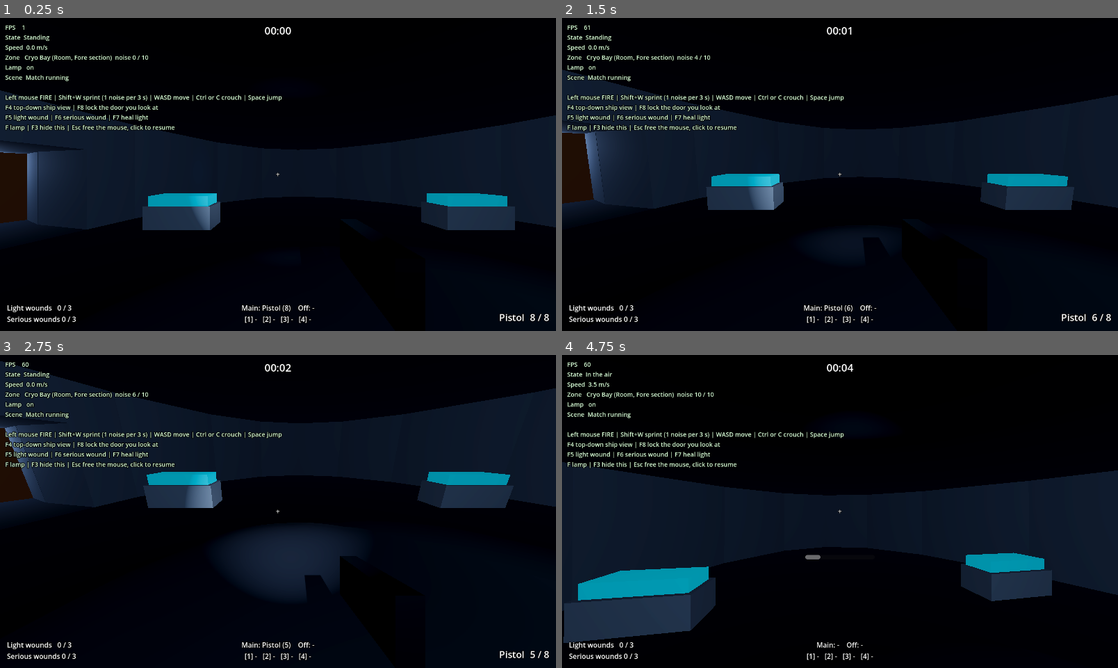
Above: before the commit, frames 1-4 (two rows, left to right).
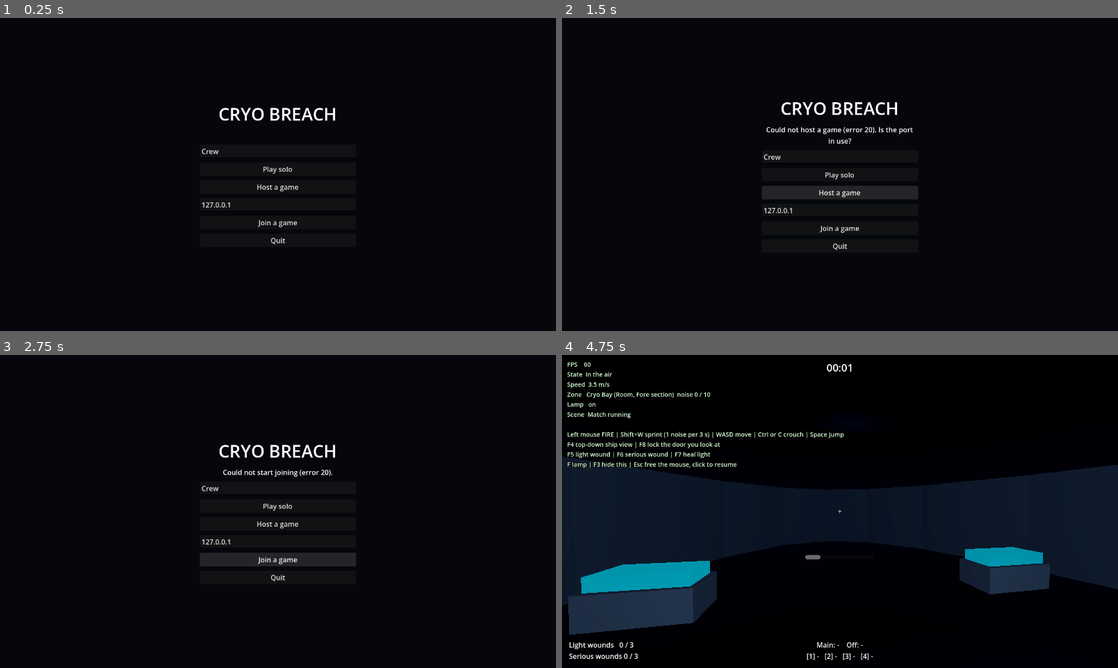
Above: after the commit, the same moments.

Repository: isa-nafe/cryo-breach
Game: Godot game, scene res://scenes/ui/main_menu.tscn
Two runs of this game, one before a commit and one after it. Both use one fixed random seed, a clock stepped at 60 frames per second and the inputs below. Before the commit the project starts from res://scenes/match.tscn.
Inputs (mouse positions are in pixels of both pictures, inside the frame that each line leads up to):
- Up to frame 1 (0.25 s): no input
- Up to frame 2 (1.5 s): click (840, 187) at 0.5 s, where only the run after the commit has a clickable "Host a game"; click (840, 193) at 1.25 s, where only the run after the commit has a clickable "Host a game"
- Up to frame 3 (2.75 s): click (278, 564) at 2 s, where only the run after the commit has a clickable "Join a game"
- Up to frame 4 (4.75 s): click (840, 558) at 2.75 s, where only the run after the commit has a clickable "Join a game"; click (840, 505) at 3.5 s, where only the run after the commit has a clickable "Play solo"; tap Enter at 4.25 s; move the mouse to (867, 511) at 4.27 s; hold W (move_forward) from 4.28 s (still down); tap G (drop) at 4.35 s; click (867, 511) at 4.42 s; tap Space (jump) at 4.52 s; tap 1 (slot_1) at 4.55 s

The runs differ from the first frame. In frame 1, 23% of the frame differs, in the area x 0-100%, y 2-98%; in frame 2, 24%; in frame 3, 25%; in frame 4, 5.6%.

Commit message:
M3.1: Net autoload, main menu and lobby
Add the Net autoload (host, join, player list, loading the match on every
peer), a main menu and lobby built in code, a room assignment the host sends
to everyone, and a shared top-down overview camera. The menu is now the main
scene; match.gd waits for every peer before the host adds the player and
starts the clock. Other players see the ship from above until M3.2.

Not yet run in Godot.

Co-Authored-By: Claude Sonnet 5.5 <noreply@anthropic.com>

Diff:
--- /dev/null
+++ b/autoload/net.gd
@@ -0,0 +1,174 @@
+extends Node
+## Hosting, joining and the list of players, available everywhere as `Net`.
+##
+## Rule for every network message in this project: the host (peer id 1) owns
+## all game rules; clients only ask. Solo play is a host with nobody else
+## connected: with no network peer, Godot uses an "offline" peer for which
+## `multiplayer.is_server()` is true and the peer id is 1.
+
+## Emitted on every peer when the player list changes.
+signal players_changed
+## Emitted on a client when joining fails.
+signal join_failed
+## Emitted on the host when every peer has loaded the match scene.
+signal all_peers_loaded
+## Emitted on the host when a client drops during a match.
+signal peer_left(peer_id: int)
+
+const MATCH_SCENE := "res://scenes/match.tscn"
+const MENU_SCENE := "res://scenes/ui/main_menu.tscn"
+
+## Peer id -> {"name": String, "role": StringName}. Same on every peer.
+var players: Dictionary = {}
+## The name this player typed in the menu.
+var local_name: String = "Crew"
+## Slot id -> room type id for the match being loaded.
+var match_assignment: Dictionary = {}
+## A message for the menu to show once (for example "The host left").
+var notice: String = ""
+
+var _loaded_peers: Array[int] = []
+
+
+func _ready() -> void:
+	multiplayer.peer_disconnected.connect(_on_peer_disconnected)
+	multiplayer.connected_to_server.connect(_on_connected_to_server)
+	multiplayer.connection_failed.connect(_on_connection_failed)
+	multiplayer.server_disconnected.connect(_on_server_disconnected)
+
+
+## True when this game is connected to other players (as host or client).
+func is_networked() -> bool:
+	return multiplayer.multiplayer_peer is ENetMultiplayerPeer
+
+
+## Starts a solo game: a host nobody can join.
+func play_offline() -> void:
+	multiplayer.multiplayer_peer = OfflineMultiplayerPeer.new()
+	_set_players({1: _make_info(local_name)})
+
+
+func host_game(port: int) -> Error:
+	var peer := ENetMultiplayerPeer.new()
+	var error := peer.create_server(port, Config.tuning.max_players - 1)
+	if error != OK:
+		return error
+	multiplayer.multiplayer_peer = peer
+	_set_players({1: _make_info(local_name)})
+	return OK
+
+
+func join_game(address: String, port: int) -> Error:
+	var peer := ENetMultiplayerPeer.new()
+	var error := peer.create_client(address, port)
+	if error != OK:
+		return error
+	multiplayer.multiplayer_peer = peer
+	return OK
+
+
+## Drops the connection and goes back to the menu.
+func leave() -> void:
+	multiplayer.multiplayer_peer = OfflineMultiplayerPeer.new()
+	players.clear()
+	_loaded_peers.clear()
+	match_assignment = {}
+	GameState.reset()
+	get_tree().paused = false
+	get_tree().change_scene_to_file(MENU_SCENE)
+
+
+## Host only: sends everyone into the match. `assignment` maps slot id ->
+## room type id, so every peer builds the same ship.
+func host_start_match(assignment: Dictionary) -> void:
+	_loaded_peers.clear()
+	_load_match(assignment)
+	if is_networked():
+		_rpc_load_match.rpc(assignment)
+
+
+## Every peer calls this when its match scene is ready.
+func report_loaded() -> void:
+	if multiplayer.is_server():
+		_host_peer_loaded(multiplayer.get_unique_id())
+	else:
+		_rpc_loaded.rpc_id(1)
+
+
+func get_player_name(peer_id: int) -> String:
+	return players.get(peer_id, {}).get("name", "Unknown")
+
+
+func _make_info(player_name: String) -> Dictionary:
+	return {"name": player_name.left(Config.tuning.max_name_length), "role": &""}
+
+
+func _set_players(list: Dictionary) -> void:
+	players = list
+	players_changed.emit()
+
+
+func _on_connected_to_server() -> void:
+	_rpc_register.rpc_id(1, local_name)
+
+
+func _on_connection_failed() -> void:
+	multiplayer.multiplayer_peer = OfflineMultiplayerPeer.new()
+	join_failed.emit()
+
+
+func _on_server_disconnected() -> void:
+	notice = "The host left the game."
+	leave()
+
+
+func _on_peer_disconnected(peer_id: int) -> void:
+	if not multiplayer.is_server():
+		return
+	if GameState.phase == GameState.Phase.LOBBY:
+		players.erase(peer_id)
+		_rpc_set_players.rpc(players)
+	else:
+		peer_left.emit(peer_id)
+
+
+## A client asks the host to add it to the player list.
+@rpc("any_peer", "call_remote", "reliable")
+func _rpc_register(player_name: String) -> void:
+	if not multiplayer.is_server():
+		return
+	var peer_id := multiplayer.get_remote_sender_id()
+	var is_full := players.size() >= Config.tuning.max_players
+	if is_full or GameState.phase != GameState.Phase.LOBBY or _loaded_peers.size() > 0:
+		multiplayer.multiplayer_peer.disconnect_peer(peer_id)
+		return
+	players[peer_id] = _make_info(player_name)
+	_rpc_set_players.rpc(players)
+
+
+@rpc("authority", "call_local", "reliable")
+func _rpc_set_players(list: Dictionary) -> void:
+	_set_players(list)
+
+
+@rpc("authority", "call_remote", "reliable")
+func _rpc_load_match(assignment: Dictionary) -> void:
+	_load_match(assignment)
+
+
+func _load_match(assignment: Dictionary) -> void:
+	match_assignment = assignment
+	get_tree().change_scene_to_file(MATCH_SCENE)
+
+
+@rpc("any_peer", "call_remote", "reliable")
+func _rpc_loaded() -> void:
+	if multiplayer.is_server():
+		_host_peer_loaded(multiplayer.get_remote_sender_id())
+
+
+func _host_peer_loaded(peer_id: int) -> void:
+	if peer_id not in _loaded_peers:
+		_loaded_peers.append(peer_id)
+	if _loaded_peers.size() >= players.size():
+		all_peers_loaded.emit()
--- a/data/tuning.tres
+++ b/data/tuning.tres
@@ -78,3 +78,8 @@
 overview_camera_size = 90.0
 overview_camera_x = 65.0
 overview_ambient_energy = 3.0
+default_port = 24565
+max_name_length = 20
+menu_width = 360.0
+menu_spacing = 10
+menu_title_size = 40
--- a/project.godot
+++ b/project.godot
@@ -12,7 +12,7 @@
 
 config/name="Cryo Breach"
 config/description="Semi-co-op sci-fi horror FPS for 3-6 players."
-run/main_scene="res://scenes/match.tscn"
+run/main_scene="res://scenes/ui/main_menu.tscn"
 config/features=PackedStringArray("4.7", "Forward Plus")
 config/icon="res://icon.svg"
 
@@ -20,6 +20,7 @@
 
 Config="*res://autoload/config.gd"
 GameState="*res://autoload/game_state.gd"
+Net="*res://autoload/net.gd"
 
 [display]
 
--- /dev/null
+++ b/scenes/ui/main_menu.tscn
@@ -0,0 +1,12 @@
+[gd_scene load_steps=2 format=3]
+
+[ext_resource type="Script" path="res://scripts/ui/main_menu.gd" id="1_menu"]
+
+[node name="MainMenu" type="Control"]
+layout_mode = 3
+anchors_preset = 15
+anchor_right = 1.0
+anchor_bottom = 1.0
+grow_horizontal = 2
+grow_vertical = 2
+script = ExtResource("1_menu")
--- a/scripts/data/tuning.gd
+++ b/scripts/data/tuning.gd
@@ -183,3 +183,15 @@
 @export var slice_spawn_interval: float = 60.0
 ## Phase 2 only: most Crawlers alive at once.
 @export var slice_max_aliens: int = 2
+
+@export_group("Network")
+## The port a host listens on and a client connects to (UDP).
+@export var default_port: int = 24565
+## Longest player name, in characters.
+@export var max_name_length: int = 20
+## Width of the menu column, in pixels.
+@export var menu_width: float = 360.0
+## Space between menu items, in pixels.
+@export var menu_spacing: int = 10
+## Size of the title text on the menu.
+@export var menu_title_size: int = 40
--- a/scripts/match/match.gd
+++ b/scripts/match/match.gd
@@ -1,21 +1,14 @@
 extends Node3D
-## The game world for one match. Builds the level, adds the player and the
-## HUDs, then starts the clock.
+## The game world for one match. Every player builds the ship from the same
+## room assignment. The host then adds the player, the HUDs and the rules and
+## starts the clock; in Phase 3 the other players only see the ship until
+## M3.2 adds their characters.
 ##
-## The ship is generated from data by ShipBuilder. Phase 2 uses a fixed room
-## assignment (all 21 rooms open); M4.5 shuffles the rooms.
+## Running this scene directly (not from the menu) is a solo match.
 
 const PLAYER_SCENE := preload("res://scenes/player/player.tscn")
 const HUD_SCENE := preload("res://scenes/ui/hud.tscn")
 const DEBUG_HUD_SCENE := preload("res://scenes/ui/debug_hud.tscn")
-
-## Phase 2 rooms for some shuffled slots (the rest are Crew Quarters). M4.5
-## replaces this with a random shuffle of every room type.
-const PHASE2_ROOMS := {
-	&"slot_3": &"medbay",
-	&"slot_9": &"generator",
-	&"slot_11": &"armory",
-}
 
 ## The scenes aliens are made from, by alien id.
 const ALIEN_SCENES := {&"crawler": preload("res://scenes/aliens/crawler.tscn")}
@@ -34,9 +27,24 @@
 
 
 func _ready() -> void:
+	if Net.players.is_empty():
+		Net.play_offline()
 	GameState.reset()
-	_ship.build(_make_assignment())
+	var assignment := Net.match_assignment
+	if assignment.is_empty():
+		assignment = RoomAssignment.make_phase2()
+	_ship.build(assignment)
 	_navigation.bake()
+	if multiplayer.is_server():
+		# The host waits until every player has built the ship.
+		Net.all_peers_loaded.connect(_host_start, CONNECT_ONE_SHOT)
+	else:
+		_show_client_view()
+	Net.report_loaded()
+
+
+## Host only: adds the player and the rules, then starts the match everywhere.
+func _host_start() -> void:
 	var spawn_points: Node3D = _ship.furnishings[&"cryo_bay"].get_node("SpawnPoints")
 	var player: PlayerCharacter = PLAYER_SCENE.instantiate()
 	player.position = (spawn_points.get_child(0) as Marker3D).global_position
@@ -57,6 +65,27 @@
 	var director := TimerDirector.new()
 	director.setup(spawn_alien)
 	add_child(director)
+	GameState.start_match()
+	if Net.is_networked():
+		_rpc_start_match.rpc()
+
+
+## What a player who is not the host sees until M3.2: the whole ship from above.
+func _show_client_view() -> void:
+	var overview := OverviewCamera.new()
+	add_child(overview)
+	overview.set_active(true)
+	var layer := CanvasLayer.new()
+	var label := Label.new()
+	label.text = "Connected to the host. Your character arrives in the next update (M3.2)."
+	label.position = Vector2(Config.tuning.menu_spacing, Config.tuning.menu_spacing)
+	layer.add_child(label)
+	add_child(layer)
+
+
+## The host tells the other players the match has started.
+@rpc("authority", "call_remote", "reliable")
+func _rpc_start_match() -> void:
 	GameState.start_match()
 
 
@@ -98,15 +127,3 @@
 	var screen := END_SCREEN_SCENE.instantiate()
 	add_child(screen)
 	screen.show_result(reason, GameState.get_clock_text(), crew_kills)
-
-
-## Slot id -> room type id for every slot of the ship: the fixed rooms are
-## themselves, the shuffled slots get their Phase 2 room or Crew Quarters.
-func _make_assignment() -> Dictionary:
-	var assignment := {}
-	for slot: Dictionary in ShipLayoutData.SLOTS:
-		if slot.fixed != &"":
-			assignment[slot.id] = slot.fixed
-		else:
-			assignment[slot.id] = PHASE2_ROOMS.get(slot.id, &"quarters")
-	return assignment
--- /dev/null
+++ b/scripts/match/room_assignment.gd
@@ -0,0 +1,25 @@
+class_name RoomAssignment
+extends RefCounted
+## Decides which room type goes in each slot of the ship for one match. The
+## host makes the assignment and sends it to every player, so everyone builds
+## the same ship.
+
+## Phase 2 rooms for some shuffled slots (the rest are Crew Quarters). M4.5
+## replaces this with a random shuffle of every room type.
+const PHASE2_ROOMS := {
+	&"slot_3": &"medbay",
+	&"slot_9": &"generator",
+	&"slot_11": &"armory",
+}
+
+
+## Slot id -> room type id for every slot of the ship: the fixed rooms are
+## themselves, the shuffled slots get their Phase 2 room or Crew Quarters.
+static func make_phase2() -> Dictionary:
+	var assignment := {}
+	for slot: Dictionary in ShipLayoutData.SLOTS:
+		if slot.fixed != &"":
+			assignment[slot.id] = slot.fixed
+		else:
+			assignment[slot.id] = PHASE2_ROOMS.get(slot.id, &"quarters")
+	return assignment
--- a/scripts/ui/debug_hud.gd
+++ b/scripts/ui/debug_hud.gd
@@ -6,9 +6,7 @@
 @export var player_path: NodePath
 
 var _player: PlayerCharacter
-var _overview: Camera3D
-var _saved_fog := false
-var _saved_ambient := 0.0
+var _overview: OverviewCamera
 
 @onready var _info: Label = $Info
 
@@ -79,36 +77,10 @@
 ## can see the whole layout. Press F4 again to go back.
 func _toggle_overview() -> void:
 	if _overview == null:
-		_overview = Camera3D.new()
-		_overview.projection = Camera3D.PROJECTION_ORTHOGONAL
-		_overview.size = Config.tuning.overview_camera_size
-		_overview.far = Config.tuning.overview_camera_height * 2.0
+		_overview = OverviewCamera.new()
 		get_tree().current_scene.add_child(_overview)
-		_overview.global_position = Vector3(
-			Config.tuning.overview_camera_x, Config.tuning.overview_camera_height, 0.0
-		)
-		_overview.rotation_degrees = Vector3(-90.0, 0.0, 0.0)
-	var show_overview := not _overview.current
-	if show_overview:
-		_overview.make_current()
+	if _overview.is_overview_on():
+		_overview.set_active(false)
+		_player.camera.make_current()
 	else:
-		_player.camera.make_current()
-	get_tree().call_group(&"ceilings", &"set_visible", not show_overview)
-	_set_overview_lighting(show_overview)
-
-
-## Fog and dim ambient light hide the ship from 100 m up, so change them while
-## the overview is on and put them back after.
-func _set_overview_lighting(on: bool) -> void:
-	var world := get_tree().current_scene.get_node_or_null(^"WorldEnvironment") as WorldEnvironment
-	if world == null or world.environment == null:
-		return
-	var environment := world.environment
-	if on:
-		_saved_fog = environment.fog_enabled
-		_saved_ambient = environment.ambient_light_energy
-		environment.fog_enabled = false
-		environment.ambient_light_energy = Config.tuning.overview_ambient_energy
-	else:
-		environment.fog_enabled = _saved_fog
-		environment.ambient_light_energy = _saved_ambient
+		_overview.set_active(true)
--- a/scripts/ui/end_screen.gd
+++ b/scripts/ui/end_screen.gd
@@ -26,4 +26,7 @@
 func _unhandled_input(event: InputEvent) -> void:
 	if event.is_action_pressed("restart"):
 		get_tree().paused = false
-		get_tree().reload_current_scene()
+		if Net.is_networked():
+			Net.leave()
+		else:
+			get_tree().reload_current_scene()
--- /dev/null
+++ b/scripts/ui/main_menu.gd
@@ -0,0 +1,172 @@
+extends Control
+## The main menu and the lobby, built in code so the scene needs no widgets.
+##
+## Menu: pick a name, then Play solo, Host a game, or Join a game at an
+## address. Lobby: the list of players who joined; the host presses Start.
+
+var _menu_box: VBoxContainer
+var _lobby_box: VBoxContainer
+var _name_edit: LineEdit
+var _address_edit: LineEdit
+var _status: Label
+var _player_list: Label
+var _start_button: Button
+var _menu_buttons: Array[Button] = []
+
+
+func _ready() -> void:
+	Input.mouse_mode = Input.MOUSE_MODE_VISIBLE
+	_build()
+	Net.players_changed.connect(_on_players_changed)
+	Net.join_failed.connect(_on_join_failed)
+	_status.text = Net.notice
+	Net.notice = ""
+	_show_lobby(false)
+
+
+func _build() -> void:
+	set_anchors_preset(Control.PRESET_FULL_RECT)
+	var background := ColorRect.new()
+	background.color = Color(0.02, 0.03, 0.05)
+	background.set_anchors_preset(Control.PRESET_FULL_RECT)
+	add_child(background)
+	var center := CenterContainer.new()
+	center.set_anchors_preset(Control.PRESET_FULL_RECT)
+	add_child(center)
+	var column := VBoxContainer.new()
+	column.custom_minimum_size = Vector2(Config.tuning.menu_width, 0.0)
+	column.add_theme_constant_override("separation", Config.tuning.menu_spacing)
+	center.add_child(column)
+	var title := Label.new()
+	title.text = "CRYO BREACH"
+	title.add_theme_font_size_override("font_size", Config.tuning.menu_title_size)
+	title.horizontal_alignment = HORIZONTAL_ALIGNMENT_CENTER
+	column.add_child(title)
+	_status = Label.new()
+	_status.horizontal_alignment = HORIZONTAL_ALIGNMENT_CENTER
+	_status.autowrap_mode = TextServer.AUTOWRAP_WORD_SMART
+	column.add_child(_status)
+	_build_menu(column)
+	_build_lobby(column)
+
+
+func _build_menu(column: VBoxContainer) -> void:
+	_menu_box = VBoxContainer.new()
+	_menu_box.add_theme_constant_override("separation", Config.tuning.menu_spacing)
+	column.add_child(_menu_box)
+	_name_edit = LineEdit.new()
+	_name_edit.placeholder_text = "Your name"
+	_name_edit.text = Net.local_name
+	_name_edit.max_length = Config.tuning.max_name_length
+	_menu_box.add_child(_name_edit)
+	_menu_buttons.append(_add_button(_menu_box, "Play solo", _on_solo_pressed))
+	_menu_buttons.append(_add_button(_menu_box, "Host a game", _on_host_pressed))
+	_address_edit = LineEdit.new()
+	_address_edit.placeholder_text = "Host address"
+	_address_edit.text = "127.0.0.1"
+	_menu_box.add_child(_address_edit)
+	_menu_buttons.append(_add_button(_menu_box, "Join a game", _on_join_pressed))
+	_add_button(_menu_box, "Quit", get_tree().quit)
+
+
+func _build_lobby(column: VBoxContainer) -> void:
+	_lobby_box = VBoxContainer.new()
+	_lobby_box.add_theme_constant_override("separation", Config.tuning.menu_spacing)
+	column.add_child(_lobby_box)
+	var heading := Label.new()
+	heading.text = "Lobby"
+	heading.horizontal_alignment = HORIZONTAL_ALIGNMENT_CENTER
+	_lobby_box.add_child(heading)
+	_player_list = Label.new()
+	_lobby_box.add_child(_player_list)
+	_start_button = _add_button(_lobby_box, "Start match", _on_start_pressed)
+	_add_button(_lobby_box, "Leave", Net.leave)
+
+
+func _add_button(parent: Control, text: String, action: Callable) -> Button:
+	var button := Button.new()
+	button.text = text
+	button.pressed.connect(action)
+	parent.add_child(button)
+	return button
+
+
+## Shows the lobby (after hosting or joining) or the menu.
+func _show_lobby(show_it: bool) -> void:
+	_menu_box.visible = not show_it
+	_lobby_box.visible = show_it
+	_start_button.visible = show_it and multiplayer.is_server()
+	if show_it:
+		_refresh_player_list()
+
+
+func _refresh_player_list() -> void:
+	var lines := PackedStringArray()
+	var ids := Net.players.keys()
+	ids.sort()
+	for peer_id: int in ids:
+		var line: String = Net.players[peer_id].name
+		if peer_id == 1:
+			line += "  (host)"
+		if peer_id == multiplayer.get_unique_id():
+			line += "  (you)"
+		lines.append(line)
+	_player_list.text = "\n".join(lines)
+	if multiplayer.is_server():
+		_status.text = "Others can join at your address, port %d." % Config.tuning.default_port
+	else:
+		_status.text = "Waiting for the host to start the match."
+
+
+func _read_name() -> void:
+	var typed := _name_edit.text.strip_edges()
+	if not typed.is_empty():
+		Net.local_name = typed
+
+
+func _set_menu_enabled(enabled: bool) -> void:
+	for button in _menu_buttons:
+		button.disabled = not enabled
+
+
+func _on_solo_pressed() -> void:
+	_read_name()
+	Net.play_offline()
+	Net.host_start_match(RoomAssignment.make_phase2())
+
+
+func _on_host_pressed() -> void:
+	_read_name()
+	var error := Net.host_game(Config.tuning.default_port)
+	if error != OK:
+		_status.text = "Could not host a game (error %d). Is the port in use?" % error
+		return
+	_show_lobby(true)
+
+
+func _on_join_pressed() -> void:
+	_read_name()
+	var address := _address_edit.text.strip_edges()
+	var error := Net.join_game(address, Config.tuning.default_port)
+	if error != OK:
+		_status.text = "Could not start joining (error %d)." % error
+		return
+	_status.text = "Connecting to %s..." % address
+	_set_menu_enabled(false)
+
+
+func _on_start_pressed() -> void:
+	Net.host_start_match(RoomAssignment.make_phase2())
+
+
+func _on_players_changed() -> void:
+	var in_lobby := multiplayer.is_server() or Net.players.has(multiplayer.get_unique_id())
+	if in_lobby and Net.is_networked():
+		_show_lobby(true)
+	elif _lobby_box.visible:
+		_refresh_player_list()
+
+
+func _on_join_failed() -> void:
+	_status.text = "Could not connect to the host."
+	_set_menu_enabled(true)
--- /dev/null
+++ b/scripts/ui/overview_camera.gd
@@ -0,0 +1,50 @@
+class_name OverviewCamera
+extends Camera3D
+## A camera high above the ship, looking straight down, so the whole layout
+## shows. While it is on, the ceilings are hidden and the fog is switched off
+## with brighter ambient light (otherwise the ship is too dark to see from
+## 100 m up). Add it to the match scene and call `set_active`.
+
+var _saved_fog := false
+var _saved_ambient := 0.0
+var _is_active := false
+
+
+func _ready() -> void:
+	projection = Camera3D.PROJECTION_ORTHOGONAL
+	size = Config.tuning.overview_camera_size
+	far = Config.tuning.overview_camera_height * 2.0
+	position = Vector3(Config.tuning.overview_camera_x, Config.tuning.overview_camera_height, 0.0)
+	rotation_degrees = Vector3(-90.0, 0.0, 0.0)
+
+
+## True while the overview is showing.
+func is_overview_on() -> bool:
+	return _is_active
+
+
+## Turns the overview on (this camera becomes the view) or off (the caller
+## must make another camera current again).
+func set_active(on: bool) -> void:
+	if on == _is_active:
+		return
+	_is_active = on
+	if on:
+		make_current()
+	get_tree().call_group(&"ceilings", &"set_visible", not on)
+	_set_lighting(on)
+
+
+func _set_lighting(on: bool) -> void:
+	var world := get_tree().current_scene.get_node_or_null(^"WorldEnvironment") as WorldEnvironment
+	if world == null or world.environment == null:
+		return
+	var environment := world.environment
+	if on:
+		_saved_fog = environment.fog_enabled
+		_saved_ambient = environment.ambient_light_energy
+		environment.fog_enabled = false
+		environment.ambient_light_energy = Config.tuning.overview_ambient_energy
+	else:
+		environment.fog_enabled = _saved_fog
+		environment.ambient_light_energy = _saved_ambient
Not shown, changed: CLAUDE.md
Not shown, changed: docs/build-plan/phase-3-networking.md
Not shown, changed: docs/phase-1-2-checklist.md
